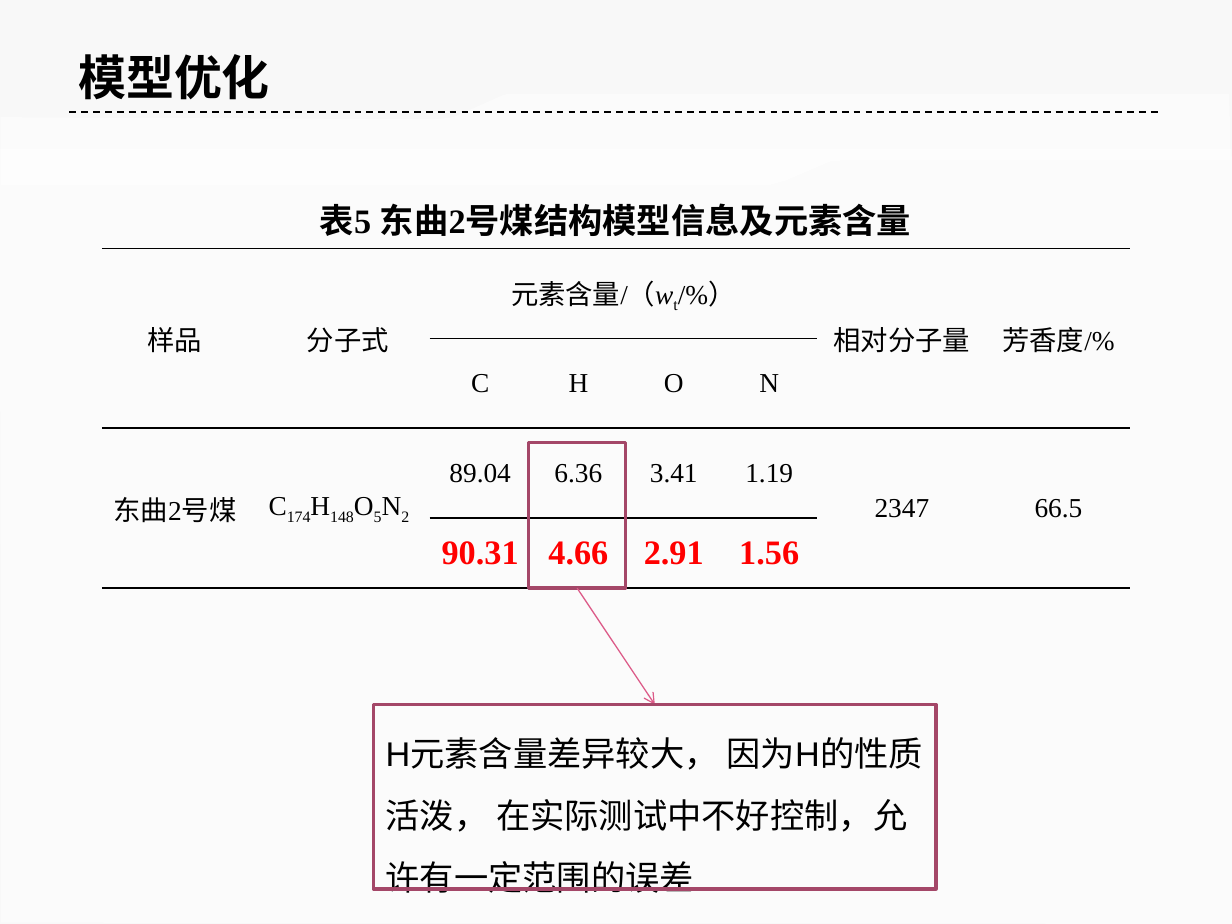
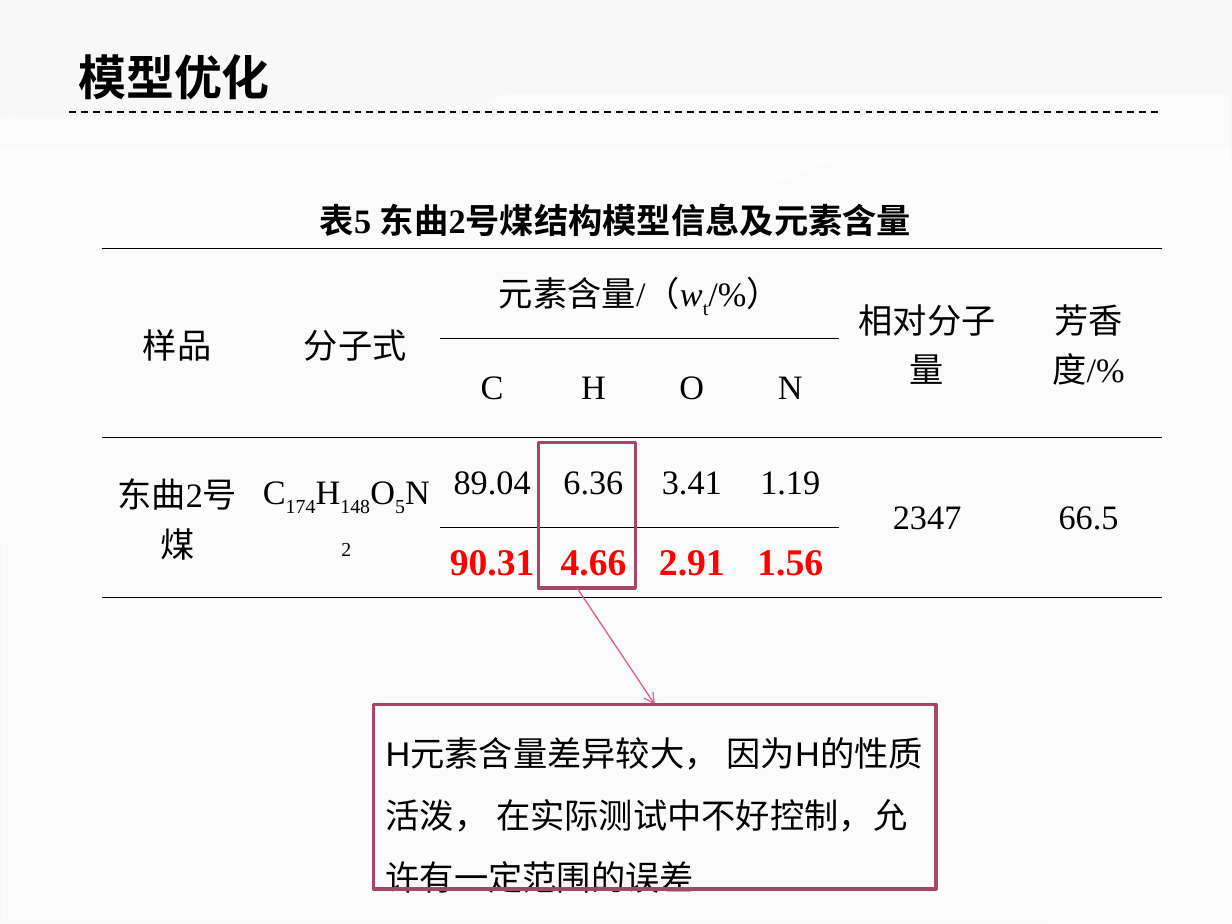
Before and after one commit to ilvcr/GraduationProject, a slide deck: slide 19 of ppt/yoghourtppt.pptx. Drawn at 1232x924 pixels with LibreOffice and Linux fonts; fonts in the diff are those of the drawing. Boxes give left, top, right and bottom in pixels: in the first picture for what was removed or moved away, otherwise in the second. Text is boxed around its words. In the diff, an @@ line names an element or a change of style, - is before the commit and + after.

```diff
--- a/ppt/yoghourtppt.pptx
+++ b/ppt/yoghourtppt.pptx
@@ table at (102,249,1163,589) @@
@@ size 16 to 20 pt in "样品", "分子式", "元素含量/（wt/%）", "相对分子量" and 13 more places @@
@@ size 20 to 22 pt in "90.31", "4.66", "2.91", "1.56" @@
@@ table: place and size @@
-table at (102,249,1130,589)
+table at (102,249,1163,589)
@@ rectangle: place and size @@
-rectangle at (529,442,626,588)
+rectangle at (538,442,636,588)
```
Also in this commit, not shown: 5 other slides changed.
